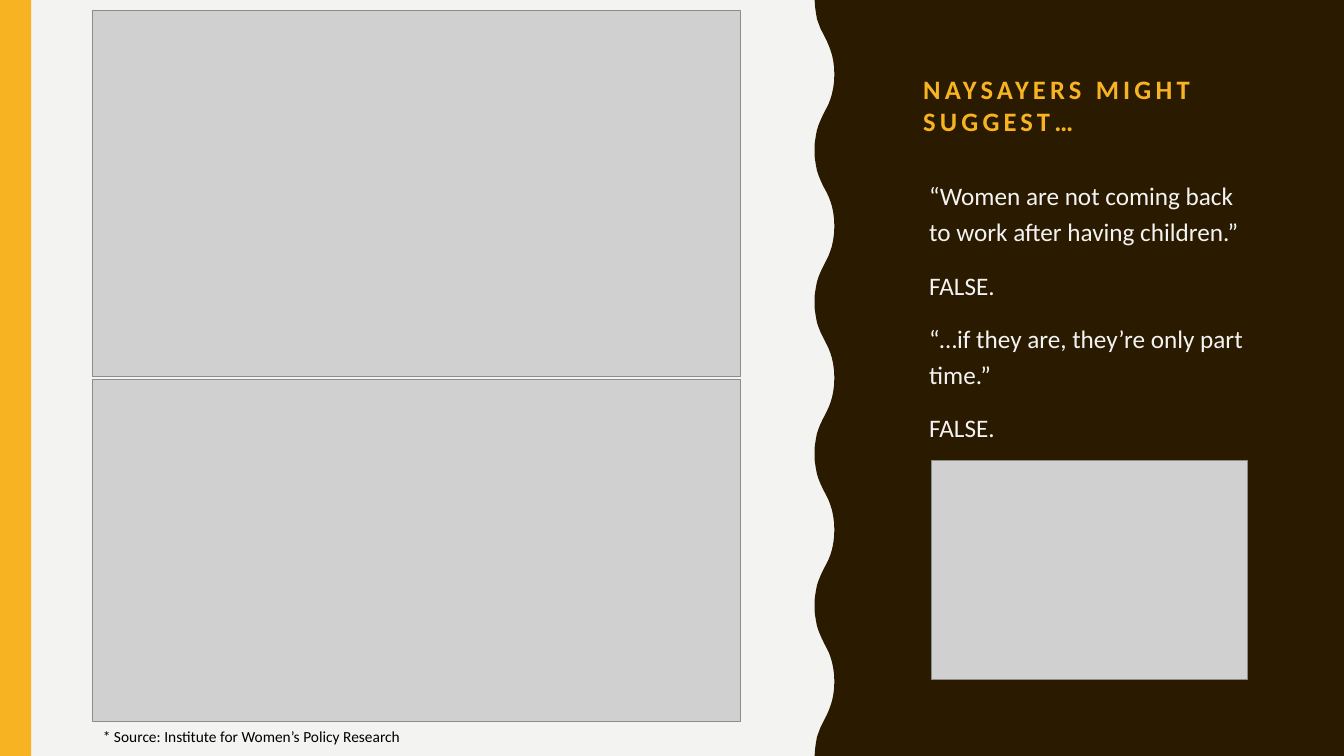
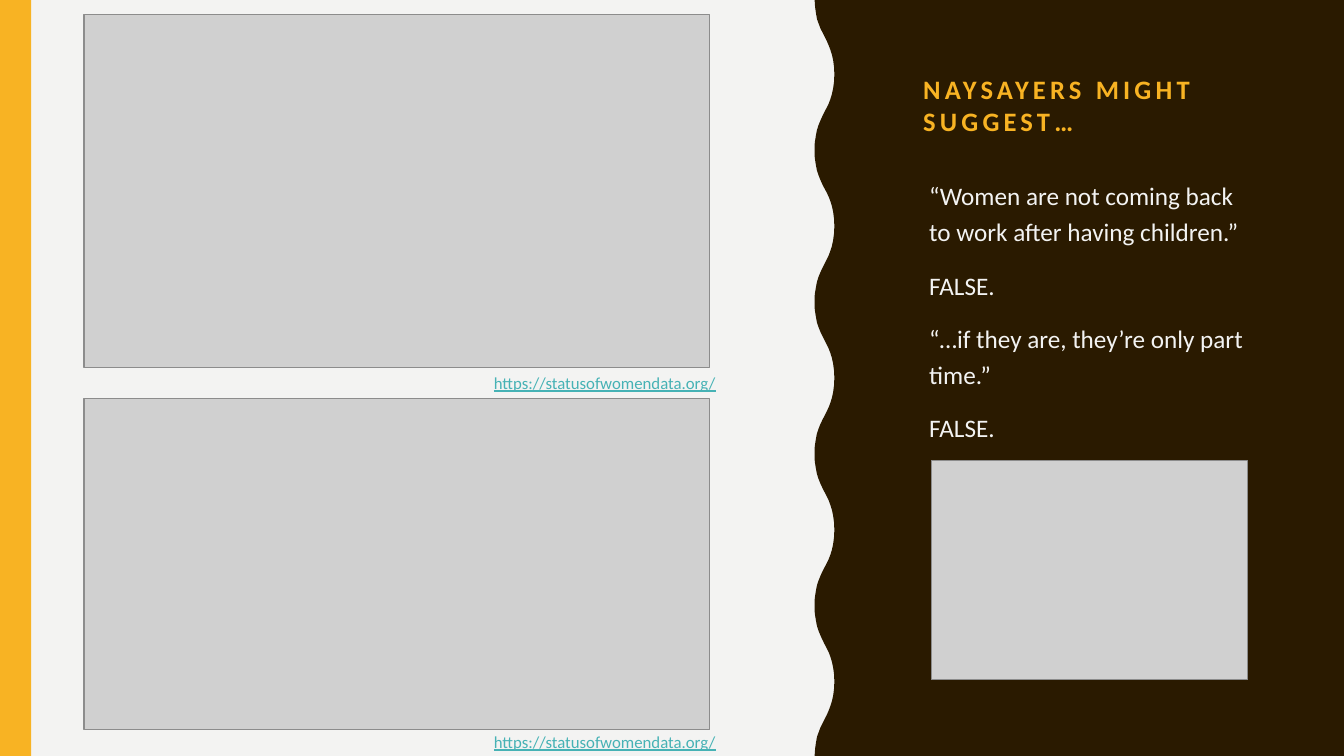
Before and after one commit to kathleeng77/Open-Source-Project-1, a slide deck: slide 14 of presentation/women-in-workforce.pptx. Drawn at 1344x756 pixels with LibreOffice and Linux fonts; fonts in the diff are those of the drawing; grey boxes stand for pictures. Boxes give left, top, right and bottom in pixels: in the first picture for what was removed or moved away, otherwise in the second. Text is boxed around its words. In the diff, an @@ line names an element or a change of style, - is before the commit and + after.

Commit message:
checked summary grammar and added alt text to ppt

```diff
--- a/presentation/women-in-workforce.pptx
+++ b/presentation/women-in-workforce.pptx
@@ picture: place and size @@
-picture at box(93, 11, 741, 377)
+picture at box(84, 14, 709, 368)
@@ text added at box(494, 377, 715, 392), 12 pt, text #46B2B5, underline @@
+https://statusofwomendata.org/
@@ picture: place and size @@
-picture at box(93, 379, 741, 722)
+picture at box(84, 399, 709, 730)
@@ text at box(494, 736, 715, 751): text changed; size 11 to 12 pt; text colour #000000 to #46B2B5 @@
-* Source: Institute for Women’s Policy Research
+https://statusofwomendata.org/
```
Also in this commit, not shown: 11 other slides changed, 1 slide added, 1 slide removed, 5 other files.
